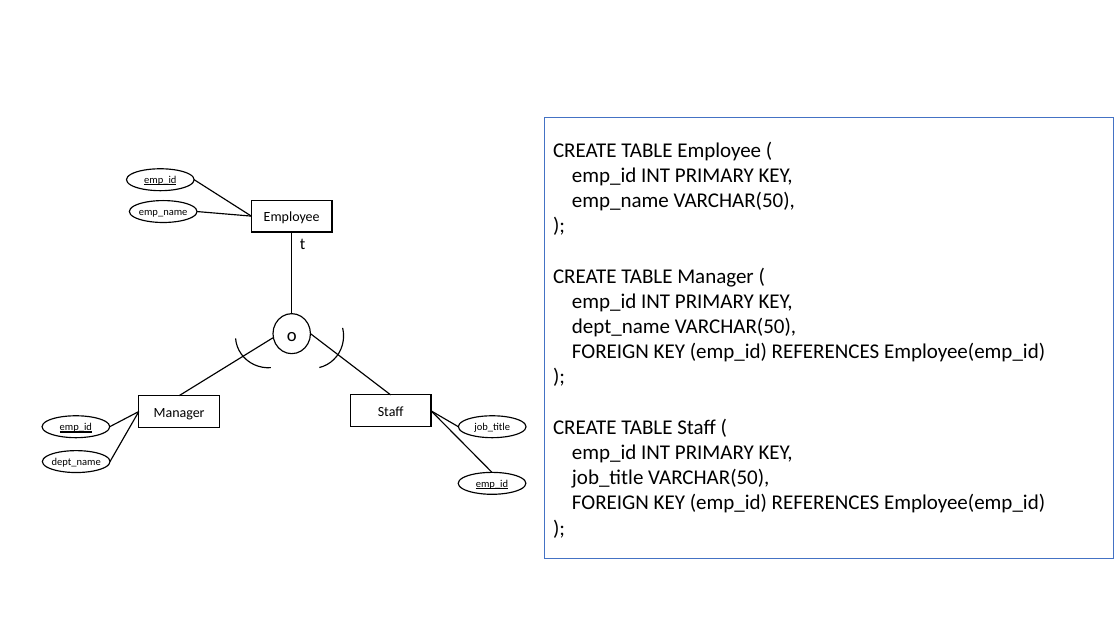
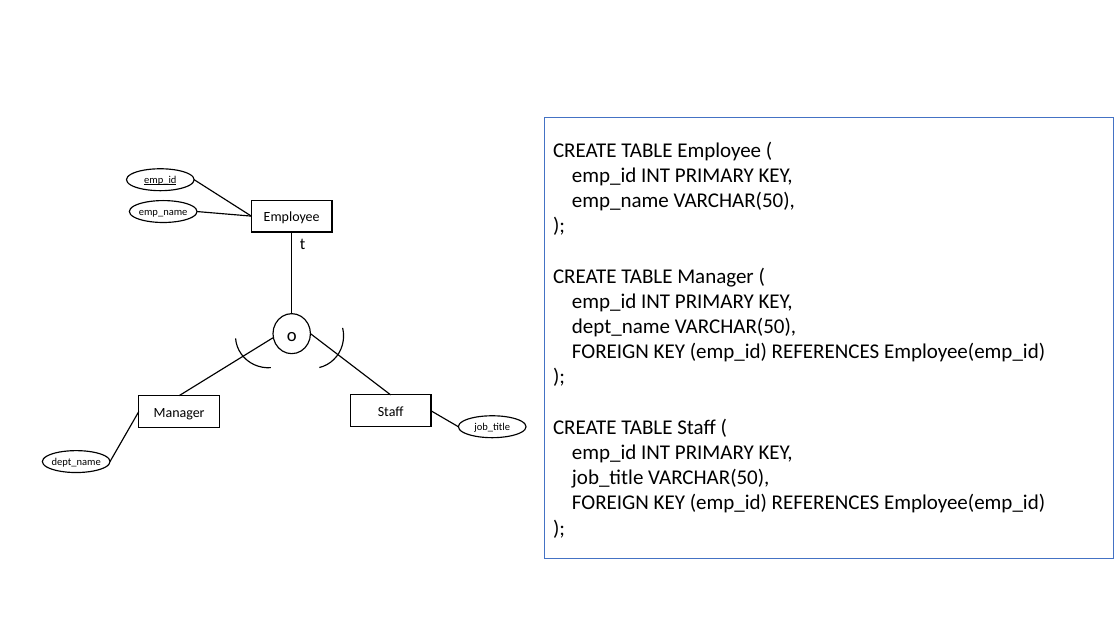
Before and after one commit to philipburleigh/db_halvfabrikata, a slide deck: slide 15 of er_diagram/er_diagram_template.pptx. Drawn at 1120x630 pixels with LibreOffice and Linux fonts; fonts in the diff are those of the drawing. Boxes give left, top, right and bottom in pixels: in the first picture for what was removed or moved away, otherwise in the second. Text is boxed around its words. In the diff, an @@ line names an element or a change of style, - is before the commit and + after.

```diff
--- a/er_diagram/er_diagram_template.pptx
+++ b/er_diagram/er_diagram_template.pptx
@@ ellipse removed at bbox=[42, 416, 110, 438] @@
-emp_id
@@ line removed from (139, 412) to (110, 427) @@
@@ line removed from (431, 411) to (492, 472) @@
@@ ellipse removed at bbox=[458, 472, 526, 494] @@
-emp_id
```
Also in this commit, not shown: 3 other slides changed, 3 slides added.
